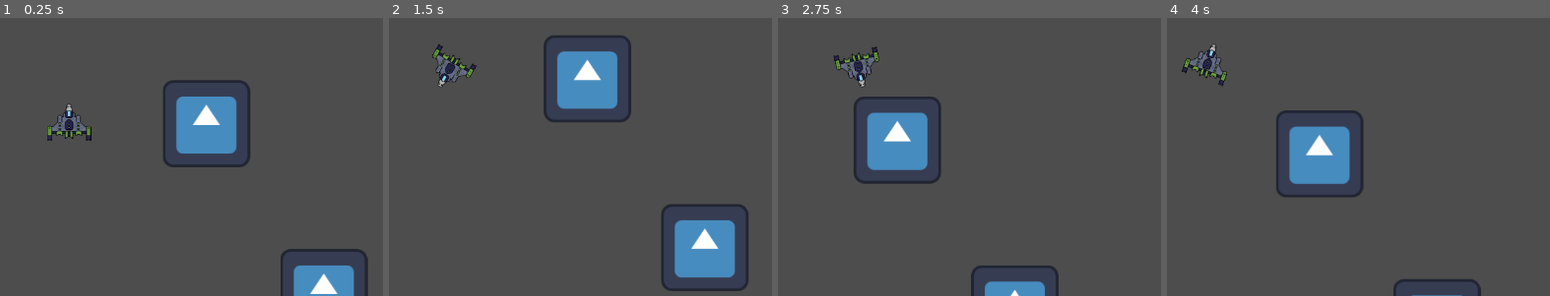
Above: before the commit, frames 1-4 (left to right).
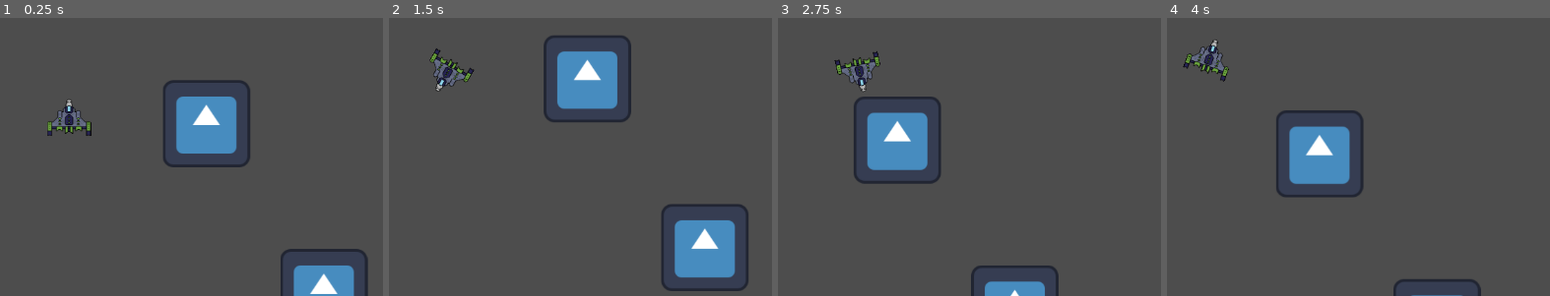
Above: after the commit, the same moments.

Repository: JoshPattman/microjam-034
Game: Godot game, scene res://scenes/gravity_test.tscn
Two runs of this game, one before a commit and one after it. Both use one fixed random seed, a clock stepped at 60 frames per second and the inputs below. The engine's default icon, where the game draws it, is replaced by a stand-in: a white triangle on a blue panel in a dark square.
Inputs:
- Up to frame 1 (0.25 s): no input
- Up to frame 2 (1.5 s): hold D (player_right) 0.53-1.28 s; hold Ctrl (player_break) 0.53-1.28 s; hold S (player_back) from 1.28 s (still down); tap Ctrl (player_break) at 1.35 s
- Up to frame 3 (2.75 s): release S (player_back) at 2.03 s; hold D (player_right) from 2.03 s (still down); hold Ctrl (player_break) from 2.03 s (still down)
- Up to frame 4 (4 s): release D (player_right) at 2.78 s; release Ctrl (player_break) at 2.78 s; hold W (player_forward) 2.78-3.53 s; tap Ctrl (player_break) at 2.85 s; hold A (player_left) from 3.53 s (still down); hold Ctrl (player_break) from 3.53 s (still down)

The runs differ from the first frame. In frame 1, 0.8% of the frame differs, in the area x 12-24%, y 29-45%; in frame 2, 0.8%; in frame 3, 0.7%; in frame 4, 0.8%.

Commit message:
gravity test

Diff:
--- a/godot/scenes/gravity_test.tscn
+++ b/godot/scenes/gravity_test.tscn
@@ -40,6 +40,7 @@
 metadata/_custom_type_script = "uid://df8g3j31hj85f"
 
 [node name="Sprite2D" type="Sprite2D" parent="Player"]
+position = Vector2(0, -7)
 texture = ExtResource("4_vcgwd")
 
 [node name="PlayerCamera" type="Camera2D" parent="."]
